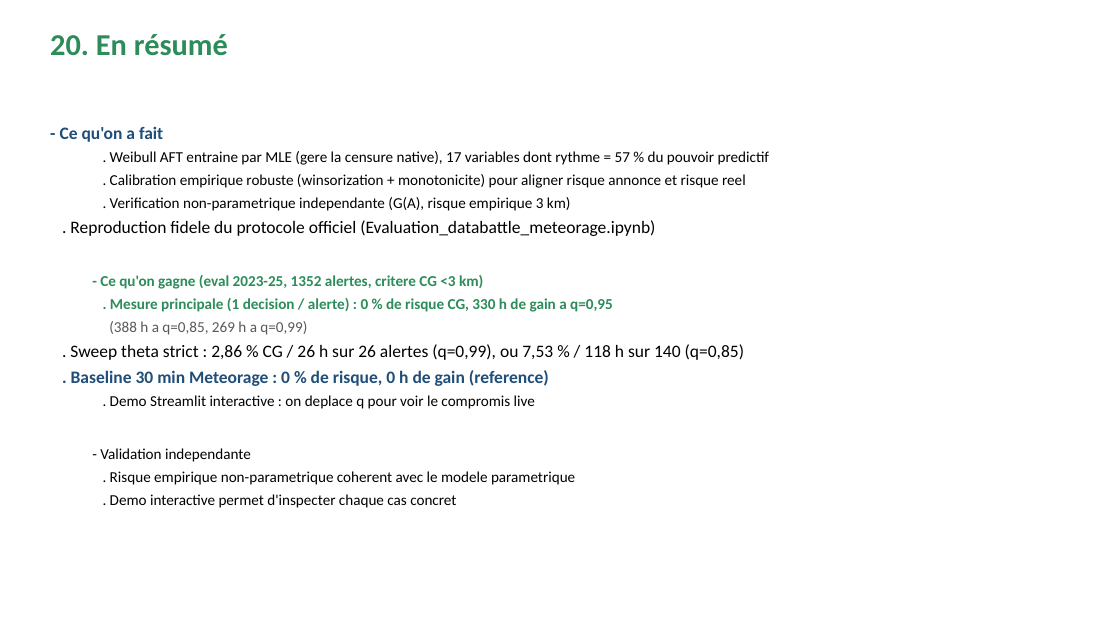
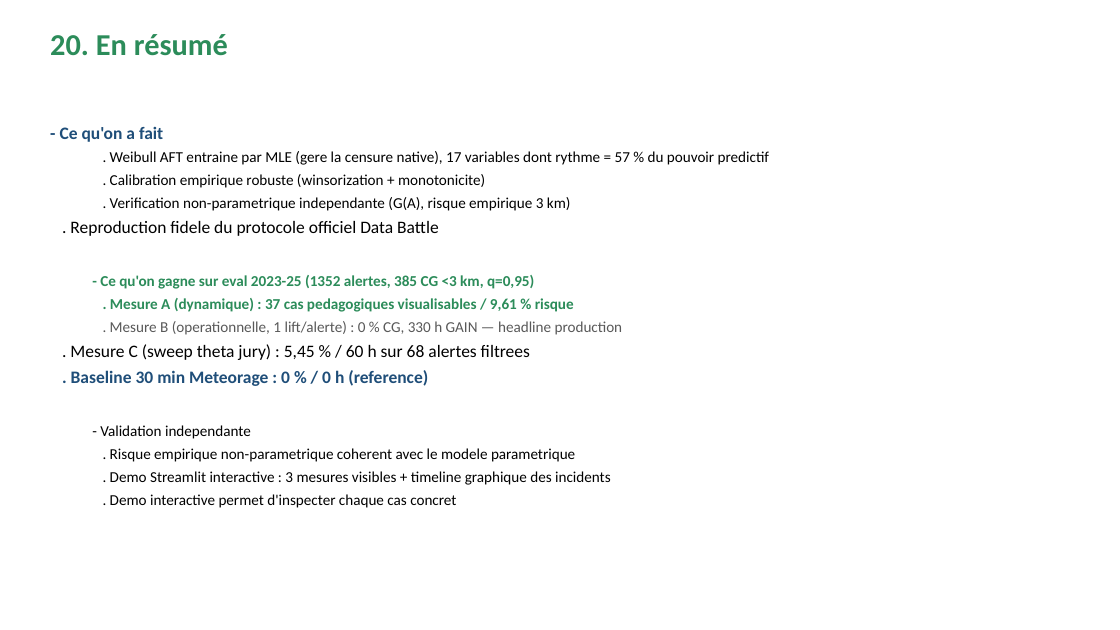
Before and after one commit to enriquealves02-jpg/PROJET_oral_m2fin, a slide deck: slide 21 of presentation_oral.pptx. Drawn at 1120x630 pixels with LibreOffice and Linux fonts; fonts in the diff are those of the drawing. Boxes give left, top, right and bottom in pixels: in the first picture for what was removed or moved away, otherwise in the second. Text is boxed around its words. In the diff, an @@ line names an element or a change of style, - is before the commit and + after.

```diff
--- a/presentation_oral.pptx
+++ b/presentation_oral.pptx
@@ text at bbox=[110, 174, 485, 188]: text changed @@
-  . Calibration empirique robuste (winsorization + monotonicite) pour aligner risque annonce et risque reel
+  . Calibration empirique robuste (winsorization + monotonicite)
@@ text at bbox=[70, 221, 623, 386]: text changed; size 15 to 13 pt; text colour #000000 to #2C8C5A @@
-. Reproduction fidele du protocole officiel (Evaluation_databattle_meteorage.ipynb)
-  - Ce qu'on gagne (eval 2023-25, 1352 alertes, critere CG <3 km)
-  . Mesure principale (1 decision / alerte) : 0 % de risque CG, 330 h de gain a q=0,95
-  (388 h a q=0,85, 269 h a q=0,99)
-. Sweep theta strict : 2,86 % CG / 26 h sur 26 alertes (q=0,99), ou 7,53 % / 118 h sur 140 (q=0,85)
-. Baseline 30 min Meteorage : 0 % de risque, 0 h de gain (reference)
-  . Demo Streamlit interactive : on deplace q pour voir le compromis live
+. Reproduction fidele du protocole officiel Data Battle
+  - Ce qu'on gagne sur eval 2023-25 (1352 alertes, 385 CG <3 km, q=0,95)
+  . Mesure A (dynamique) : 37 cas pedagogiques visualisables / 9,61 % risque
+  . Mesure B (operationnelle, 1 lift/alerte) : 0 % CG, 330 h GAIN — headline production
+. Mesure C (sweep theta jury) : 5,45 % / 60 h sur 68 alertes filtrees
+. Baseline 30 min Meteorage : 0 % / 0 h (reference)
@@ text at bbox=[110, 471, 611, 485]: paragraph added @@
+  . Demo Streamlit interactive : 3 mesures visibles + timeline graphique des incidents
```
Also in this commit, not shown: 2 other slides changed, 2 other files.
